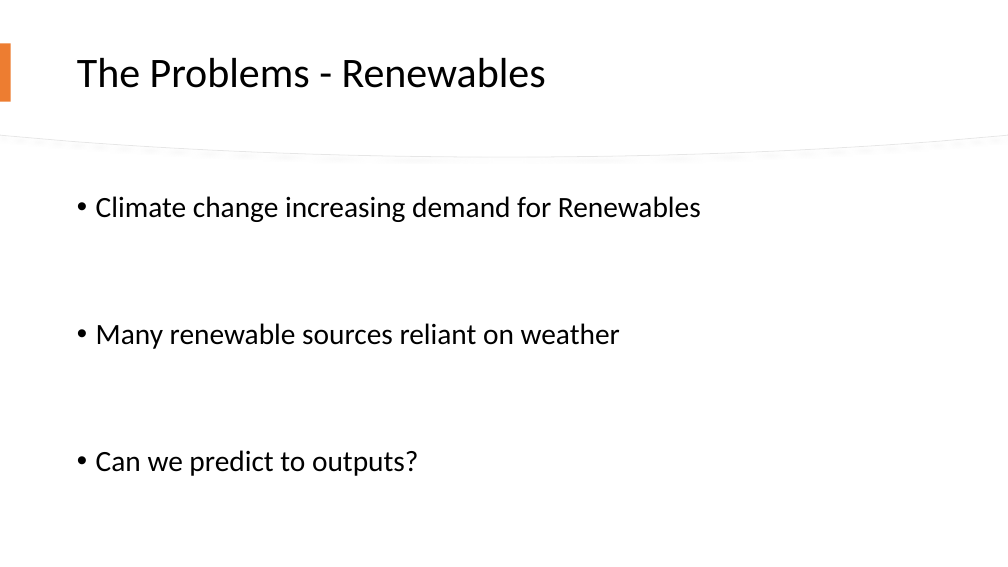
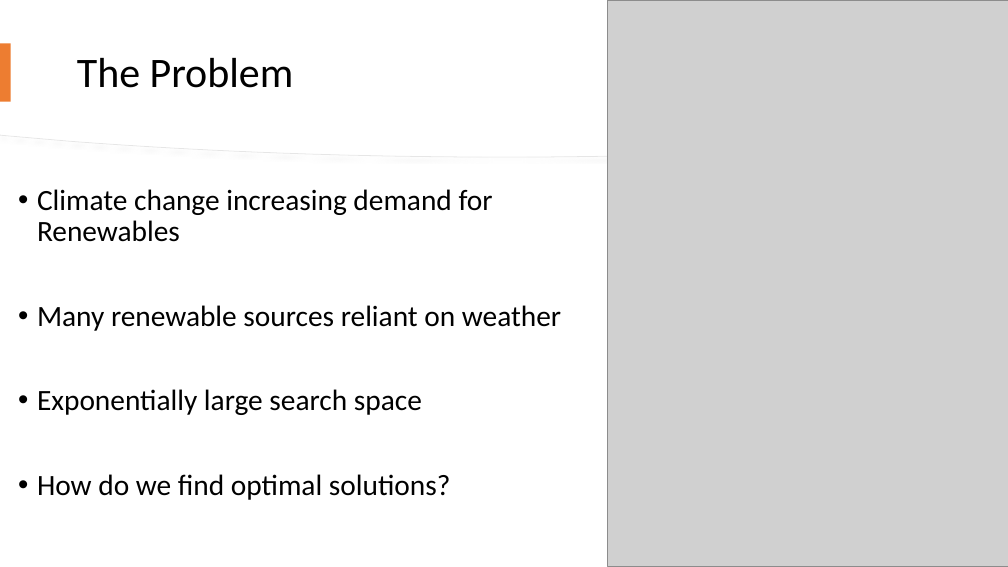
Before and after one commit to james-a-page/CS310Project, a slide deck: slide 2 of Documents/Presentation/PresentationV2.pptx. Drawn at 1008x567 pixels with LibreOffice and Linux fonts; fonts in the diff are those of the drawing; grey boxes stand for pictures. Boxes give left, top, right and bottom in pixels: in the first picture for what was removed or moved away, otherwise in the second. Text is boxed around its words. In the diff, an @@ line names an element or a change of style, - is before the commit and + after.

```diff
--- a/Documents/Presentation/PresentationV2.pptx
+++ b/Documents/Presentation/PresentationV2.pptx
@@ picture added at (x1=608, y1=0, x2=1008, y2=566) @@
@@ title at (x1=77, y1=58, x2=294, y2=88): text changed @@
-The Problems - Renewables
+The Problem
@@ text "Climate change increasing demand for ..." moved from (x1=96, y1=196, x2=701, y2=476) to (x1=37, y1=189, x2=561, y2=500) @@
@@ text at (x1=37, y1=389, x2=450, y2=500): text changed @@
-• Can we predict to outputs?
+• Exponentially large search space
+• How do we find optimal solutions?
```
Also in this commit, not shown: 1 other slide changed, 1 slide added, 3 slides removed, 14 other files.
